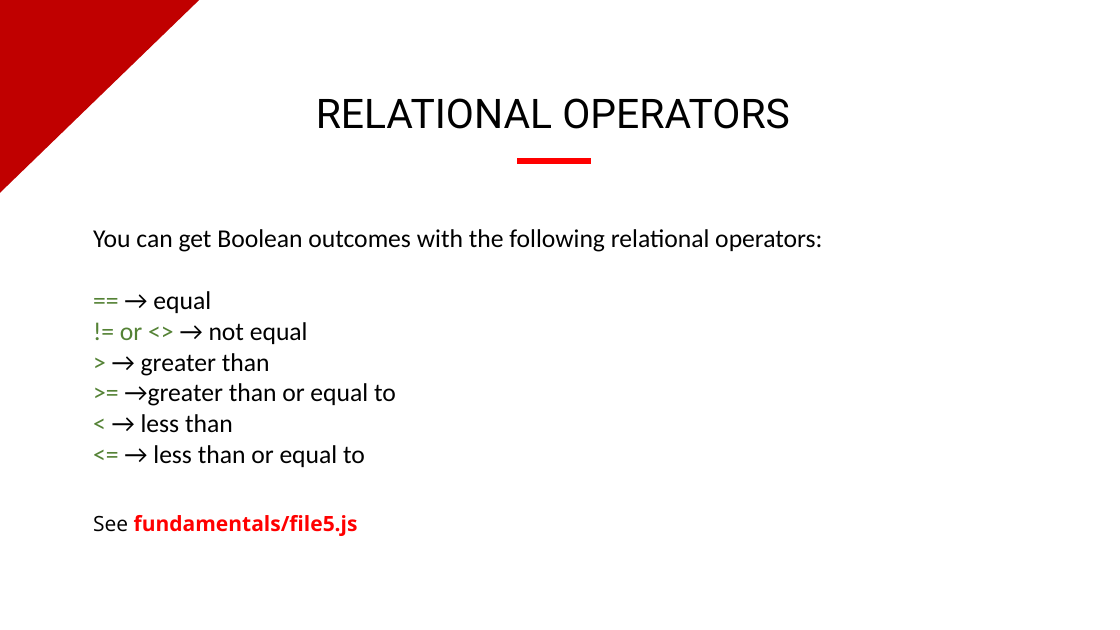
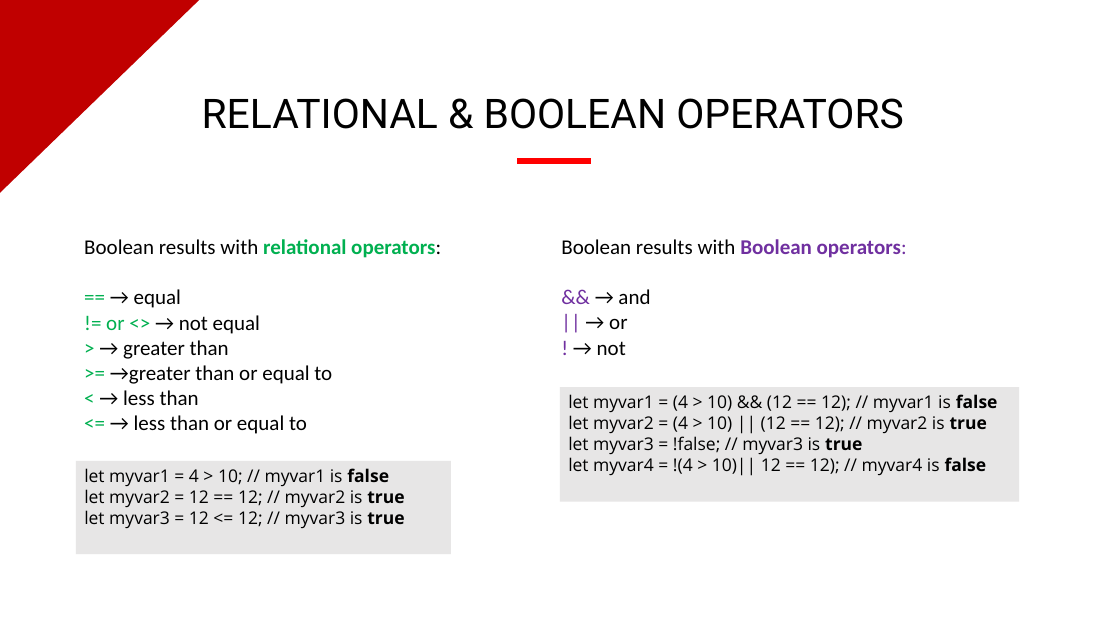
Before and after one commit to evermight/fullstack-training, a slide deck: slide 7 of crash-course/20230624-shell-js-python-php/fundamentals-of-coding.pptx (slide 8 before the commit). Drawn at 1120x630 pixels with LibreOffice and Linux fonts; fonts in the diff are those of the drawing; background and template pictures are left out. Boxes give left, top, right and bottom in pixels: in the first picture for what was removed or moved away, otherwise in the second. Text is boxed around its words. In the diff, an @@ line names an element or a change of style, - is before the commit and + after.

```diff
--- a/crash-course/20230624-shell-js-python-php/fundamentals-of-coding.pptx
+++ b/crash-course/20230624-shell-js-python-php/fundamentals-of-coding.pptx
@@ text at (202,98,904,129): text changed @@
-RELATIONAL OPERATORS
+RELATIONAL & BOOLEAN OPERATORS
@@ text "Boolean results with relational operators:": place and size @@
-text "Boolean results with relational operators:" at (93,229,822,467)
+text "Boolean results with relational operators:" at (84,239,441,434)
@@ text at (84,239,441,258): text changed; size 22 to 18 pt @@
-You can get Boolean outcomes with the following relational operators:
+Boolean results with relational operators:
@@ text added at (561,239,907,355), 18 pt, text #000000 @@
+Boolean results with Boolean operators:
+&& → and
+|| → or
+! → not
@@ text at (106,289,332,434): size 22 to 18 pt in "== → equal", "!= or <> → not equal", "> → greater than", ">= →greater than or equal to" and 2 more places; text colour #548235 to #00B050 in "==", "!= or <>", ">", ">=" and 2 more places @@
@@ rectangle added at (560,387,1020,502), fill #E7E6E6, 15 pt, text #000000 @@
+let myvar1 = (4 > 10) && (12 == 12); // myvar1 is false
+let myvar2 = (4 > 10) || (12 == 12); // myvar2 is true
+let myvar3 = !false; // myvar3 is true
+let myvar4 = !(4 > 10)|| 12 == 12); // myvar4 is false
@@ rectangle added at (76,461,450,555), fill #E7E6E6, 15 pt, text #000000 @@
+let myvar1 = 4 > 10; // myvar1 is false
+let myvar2 = 12 == 12; // myvar2 is true
+let myvar3 = 12 <= 12; // myvar3 is true
@@ text removed at (93,515,358,536) @@
-See fundamentals/file5.js
```
Also in this commit, not shown: 6 other slides changed, 3 slides added, 20 slides removed, 29 other files.
